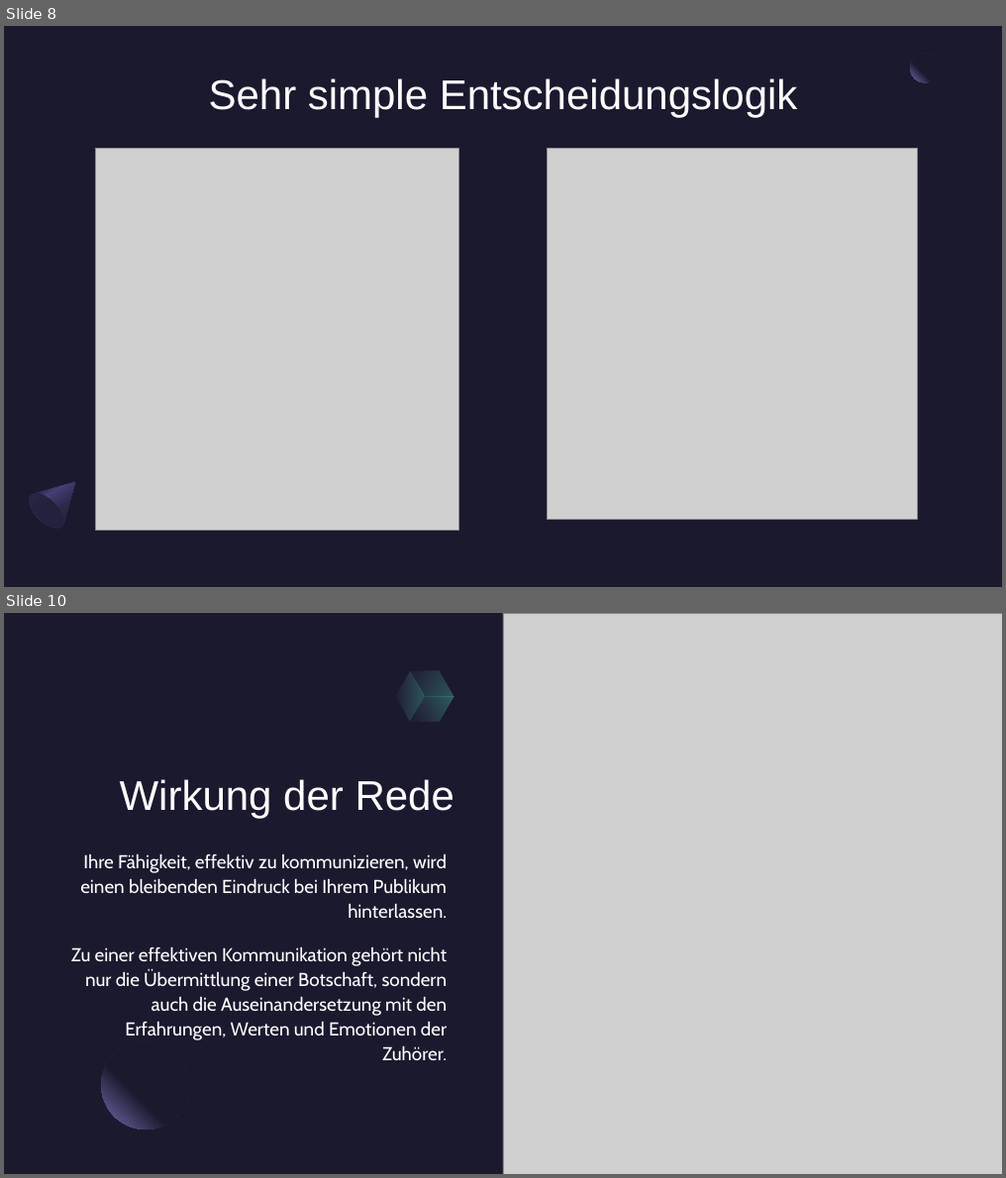
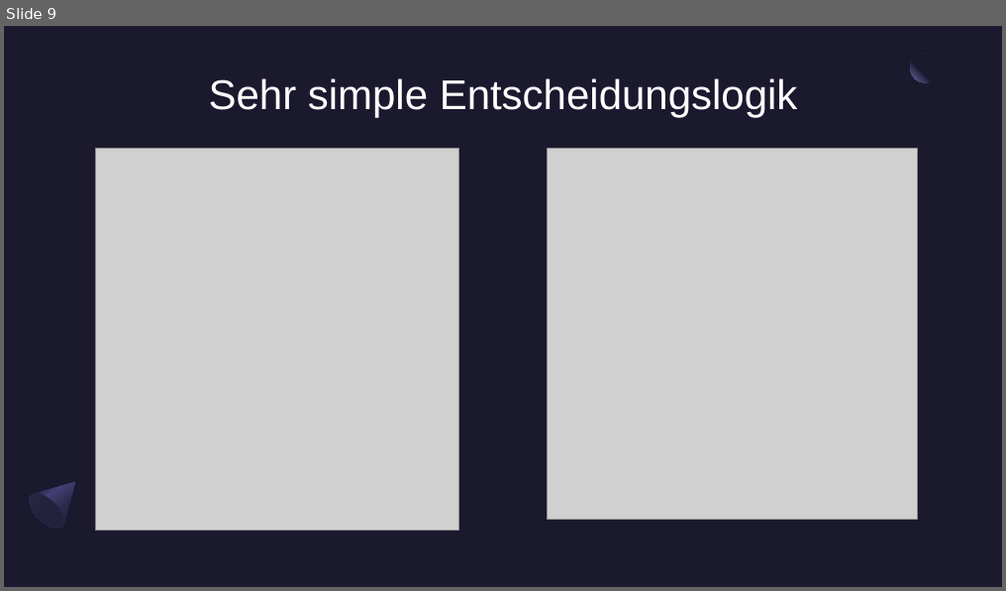
Before and after one commit to kis4-2026ss/projekt-bb-g2-huber-starlinger, a slide deck: docs/KIS-Projekt Präsentation.pptx. Shown one above the other, each under a label of ours: slides 8 and 10 before the commit, slide 9 after it; the slides between them are not shown. The pictures are 1006x1178 and 1006x591 pixels, drawn with LibreOffice and Linux fonts; fonts in the diff are those of the drawing; grey boxes stand for pictures. Boxes give left, top, right and bottom in pixels: in the first picture for what was removed or moved away, otherwise in the second. Text is boxed around its words. In the diff, an @@ line names an element or a change of style, - is before the commit and + after.

```diff
--- a/docs/KIS-Projekt Präsentation.pptx
+++ b/docs/KIS-Projekt Präsentation.pptx
@@ slide 10 removed at (x1=4, y1=613, x2=1002, y2=1174), background #1B192E @@
@@ picture removed at (x1=503, y1=613, x2=1002, y2=1174) @@
@@ freeform shape removed at (x1=388, y1=671, x2=431, y2=722) @@
@@ freeform shape removed at (x1=388, y1=671, x2=431, y2=722) @@
@@ freeform shape removed at (x1=403, y1=659, x2=461, y2=710) @@
@@ freeform shape removed at (x1=403, y1=659, x2=461, y2=710) @@
@@ freeform shape removed at (x1=409, y1=683, x2=453, y2=735) @@
@@ freeform shape removed at (x1=409, y1=683, x2=453, y2=735) @@
@@ title removed at (x1=120, y1=779, x2=454, y2=819) @@
-Wirkung der Rede
@@ text removed at (x1=71, y1=855, x2=448, y2=1060) @@
-Ihre Fähigkeit, effektiv zu kommunizieren, wird einen bleibenden Eindruck bei Ihrem Publikum hinterlassen.
-Zu einer effektiven Kommunikation gehört nicht nur die Übermittlung einer Botschaft, sondern auch die Auseinandersetzung mit den Erfahrungen, Werten und Emotionen der Zuhörer.
@@ ellipse removed at (x1=101, y1=1042, x2=190, y2=1130) @@
@@ ellipse removed at (x1=101, y1=1042, x2=190, y2=1130) @@
@@ what was slide 8 is now slide 9 @@
```
Also in this commit, not shown: 5 slides changed, 4 slides added, 4 other slides removed, 2 other files.
